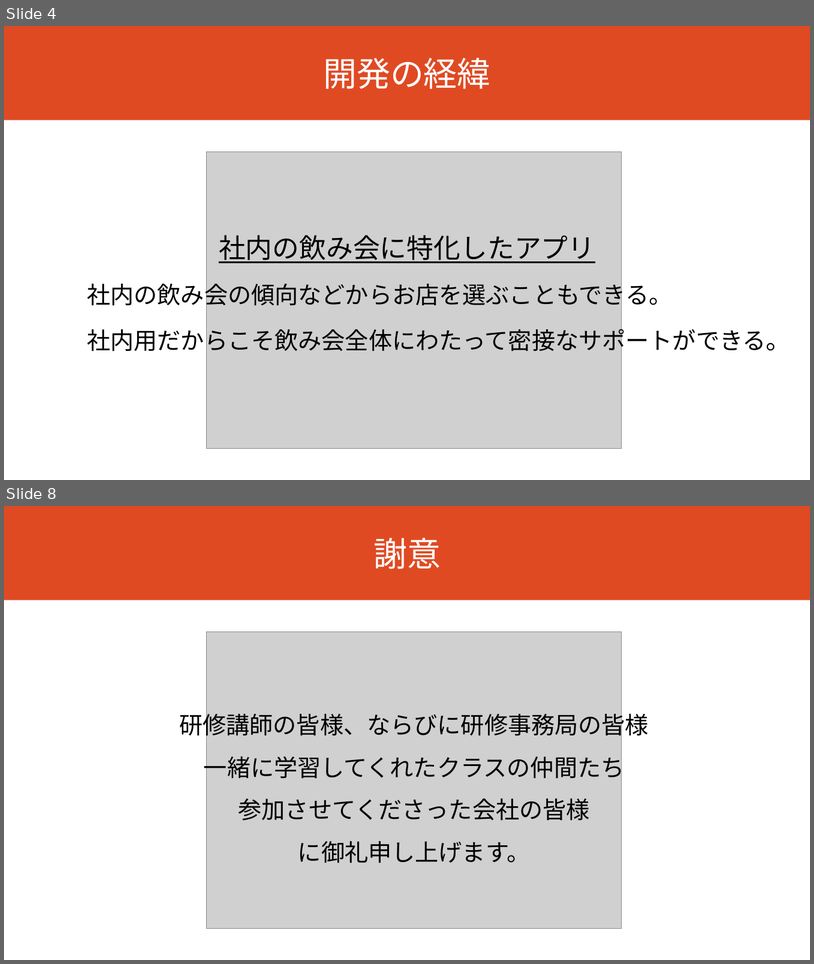
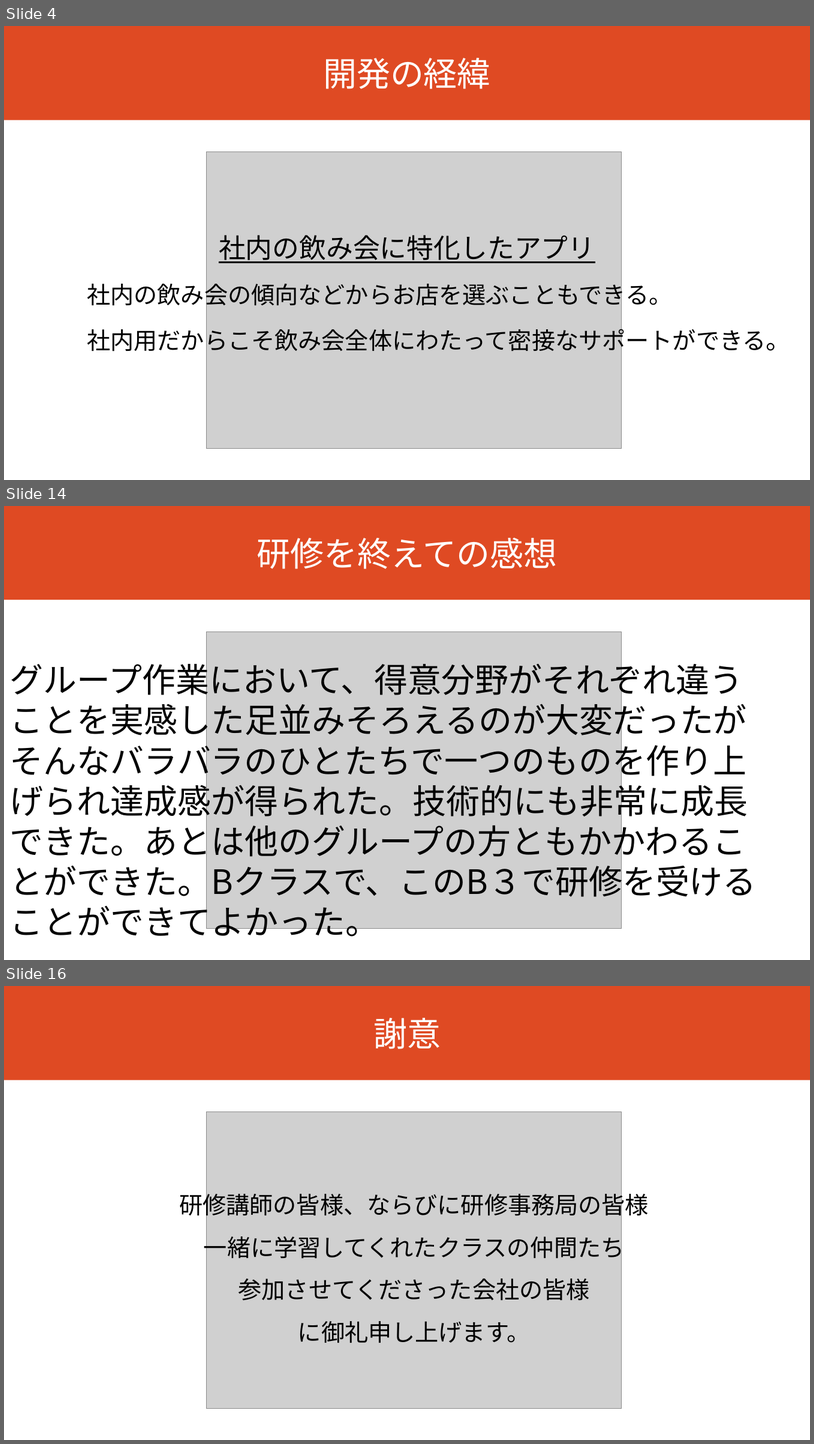
Before and after one commit to dojo2023/B-3, a slide deck: doc/B3_発表資料.pptx. Shown one above the other, each under a label of ours: slides 4 and 8 before the commit, slides 4, 14 and 16 after it; the slides between them are not shown. The pictures are 814x964 and 814x1444 pixels, drawn with LibreOffice and Linux fonts; fonts in the diff are those of the drawing; grey boxes stand for pictures. Boxes give left, top, right and bottom in pixels: in the first picture for what was removed or moved away, otherwise in the second. Text is boxed around its words. In the diff, an @@ line names an element or a change of style, - is before the commit and + after.

```diff
--- a/doc/B3_発表資料.pptx
+++ b/doc/B3_発表資料.pptx
@@ slide 14 added at (4, 506, 810, 960), background #FFFFFF @@
@@ rectangle added at (4, 506, 810, 600), fill #DF4A23, 40 pt, text #FFFFFF @@
+研修を終えての感想
@@ picture added at (207, 632, 621, 928) @@
@@ text added at (10, 658, 757, 936), 40 pt, text #000000 @@
+グループ作業において、得意分野がそれぞれ違うことを実感した足並みそろえるのが大変だったがそんなバラバラのひとたちで一つのものを作り上げられ達成感が得られた。技術的にも非常に成長できた。あとは他のグループの方ともかかわることができた。Bクラスで、このB３で研修を受けることができてよかった。
@@ what was slide 8 is now slide 16 @@
```
Also in this commit, not shown: 3 slides changed, 7 other slides added.
